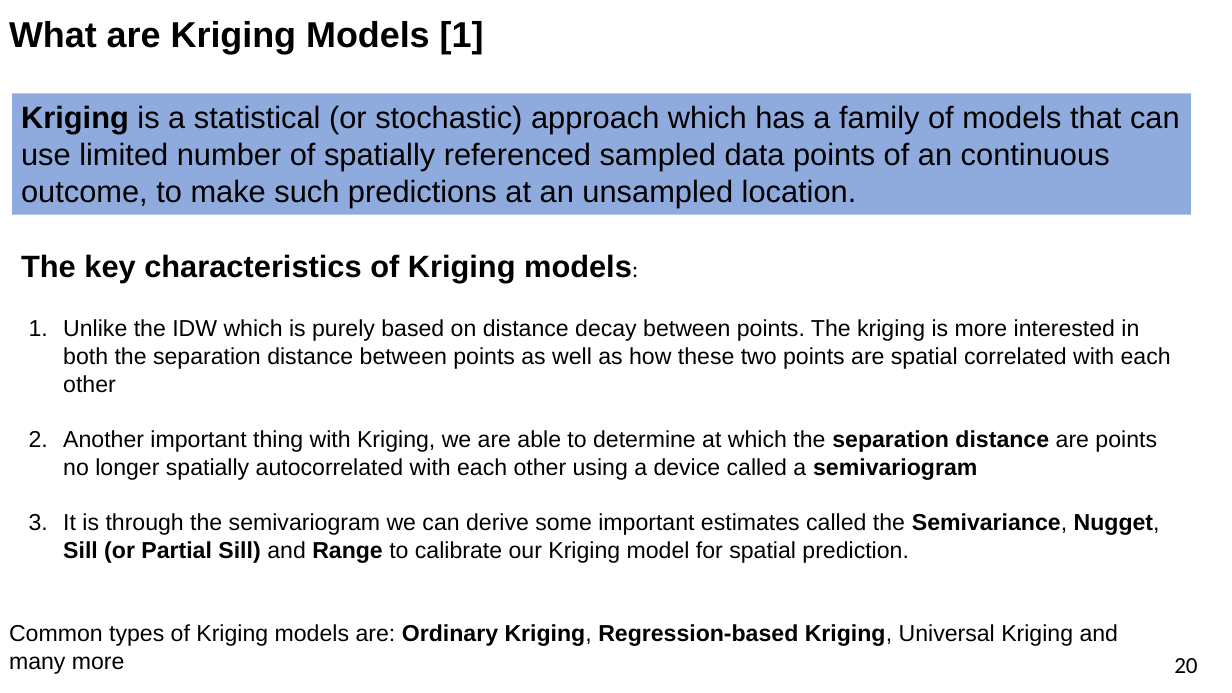
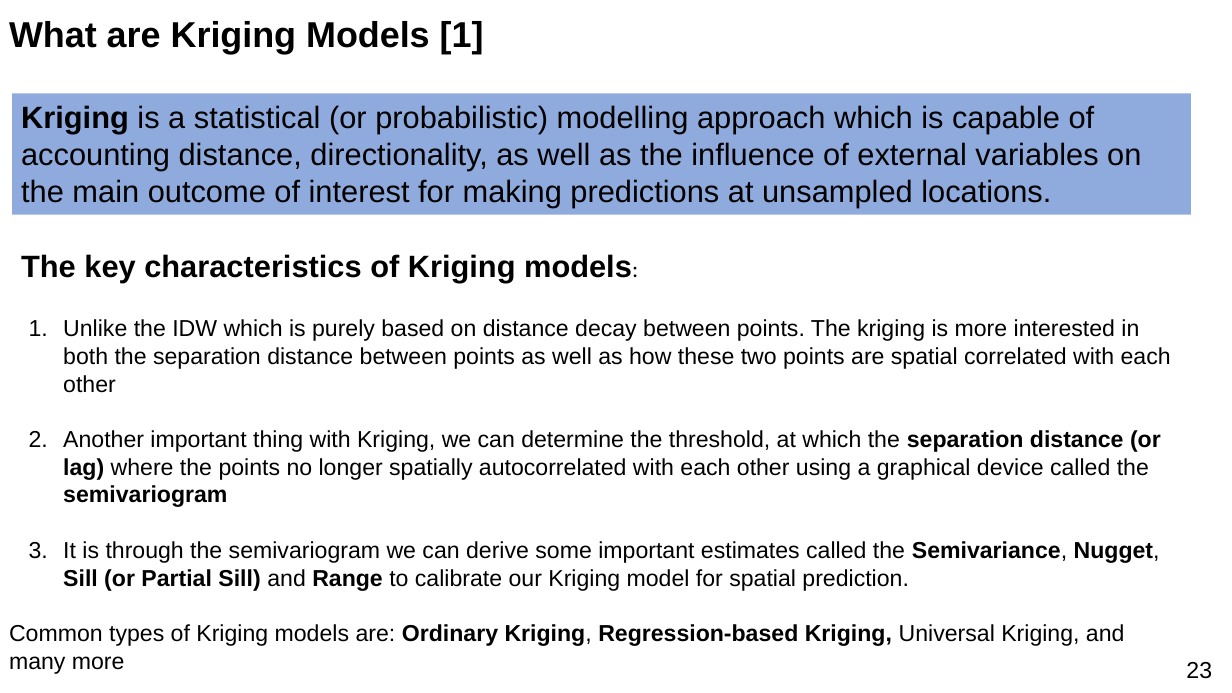
Before and after one commit to UCLPG-MSC-SGDS/GEOG0114, a slide deck: slide 23 of Lecture_notes_powerpoint/Week 6 Lecture Notes - Geostatistical Modelling.pptx (slide 20 before the commit). Drawn at 1232x693 pixels with LibreOffice and Linux fonts; fonts in the diff are those of the drawing. Boxes give left, top, right and bottom in pixels: in the first picture for what was removed or moved away, otherwise in the second. Text is boxed around its words. In the diff, an @@ line names an element or a change of style, - is before the commit and + after.

```diff
--- a/Lecture_notes_powerpoint/Week 6 Lecture Notes - Geostatistical Modelling.pptx
+++ b/Lecture_notes_powerpoint/Week 6 Lecture Notes - Geostatistical Modelling.pptx
@@ text in rectangle at (21,105,1141,208): text changed @@
-Kriging is a statistical (or stochastic) approach which has a family of models that can use limited number of spatially referenced sampled data points of an continuous outcome, to make such predictions at an unsampled location.
+Kriging is a statistical (or probabilistic) modelling approach which is capable of accounting distance, directionality, as well as the influence of external variables on the main outcome of interest for making predictions at unsampled locations.
@@ text at (63,430,1161,507): text changed @@
-2. Another important thing with Kriging, we are able to determine at which the separation distance are points no longer spatially autocorrelated with each other using a device called a semivariogram
+2. Another important thing with Kriging, we can determine the threshold, at which the separation distance (or lag) where the points no longer spatially autocorrelated with each other using a graphical device called the semivariogram
@@ text at (9,624,1125,646): text changed @@
-Common types of Kriging models are: Ordinary Kriging, Regression-based Kriging, Universal Kriging and
+Common types of Kriging models are: Ordinary Kriging, Regression-based Kriging, Universal Kriging, and
@@ page number removed at (1174,658,1197,673) @@
-20
@@ page number added at (1186,662,1212,679), 18 pt, text #000000 @@
+23
```
Also in this commit, not shown: 34 other slides changed, 4 slides added, 3 other files.
